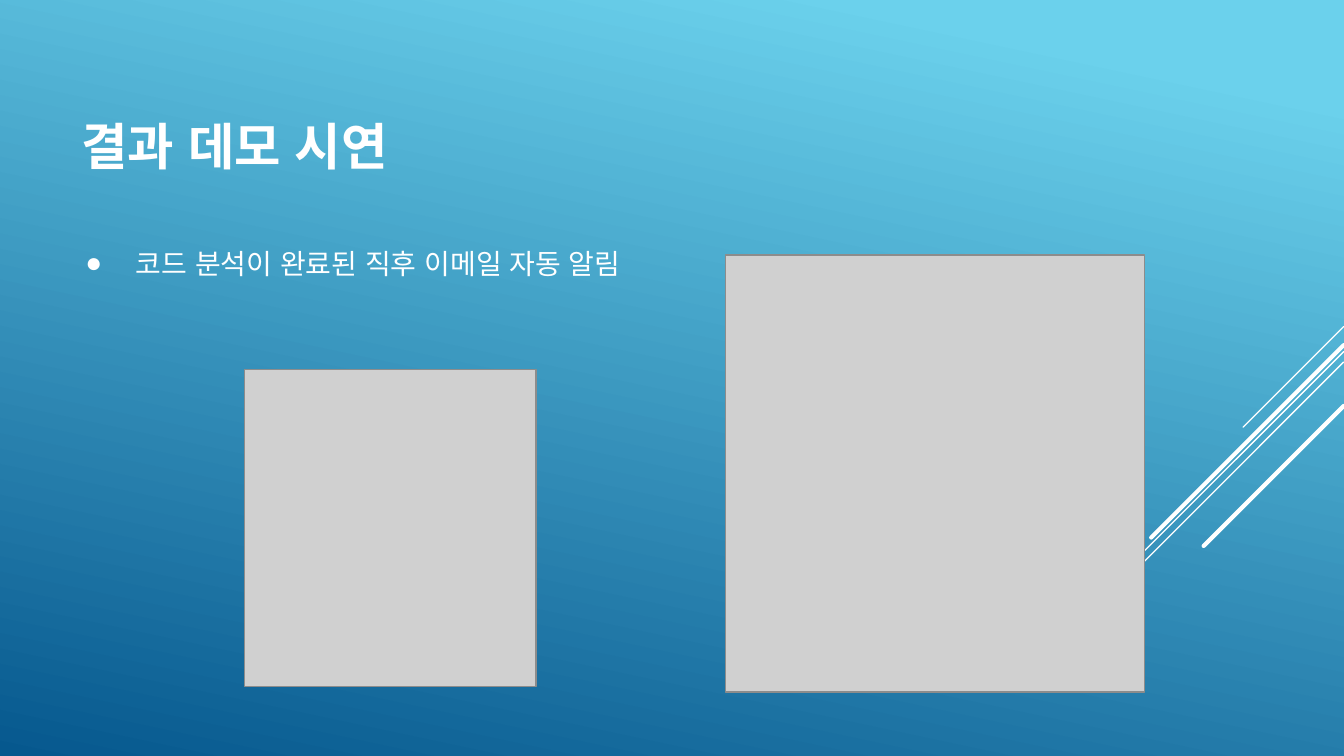
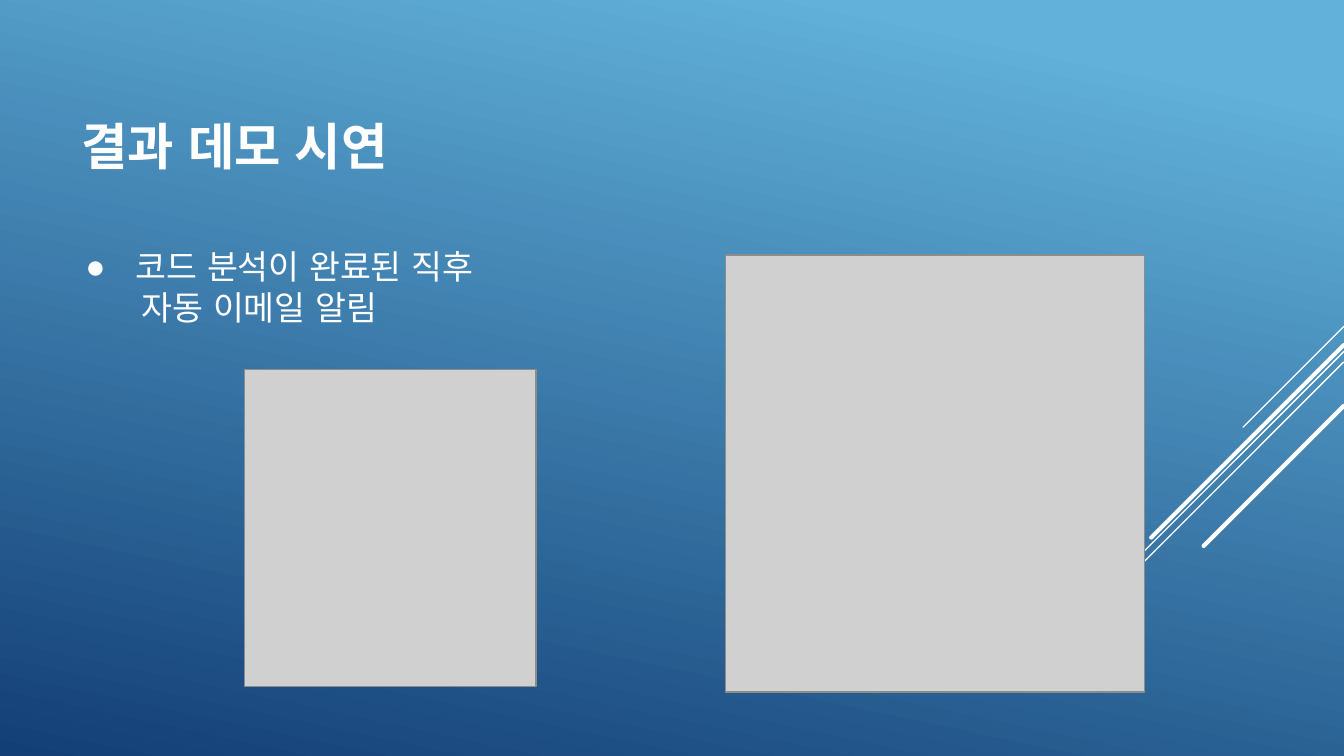
Before and after one commit to KimJeongHoon190/First_Project, a slide deck: slide 11 of 제출자료/최종 발표 프레젠테이션(김정훈).pptx. Drawn at 1344x756 pixels with LibreOffice and Linux fonts; fonts in the diff are those of the drawing; grey boxes stand for pictures. Boxes give left, top, right and bottom in pixels: in the first picture for what was removed or moved away, otherwise in the second. Text is boxed around its words. In the diff, an @@ line names an element or a change of style, - is before the commit and + after.

```diff
--- a/제출자료/최종 발표 프레젠테이션(김정훈).pptx
+++ b/제출자료/최종 발표 프레젠테이션(김정훈).pptx
@@ background gradient #6ED2EB to #06588E to gradient #62B1DA to #134077 @@
@@ text at [136, 251, 473, 323]: text changed; size 15 to 18 pt @@
-● 코드 분석이 완료된 직후 이메일 자동 알림
+● 코드 분석이 완료된 직후
+자동 이메일 알림
```
Also in this commit, not shown: 15 other slides changed.
